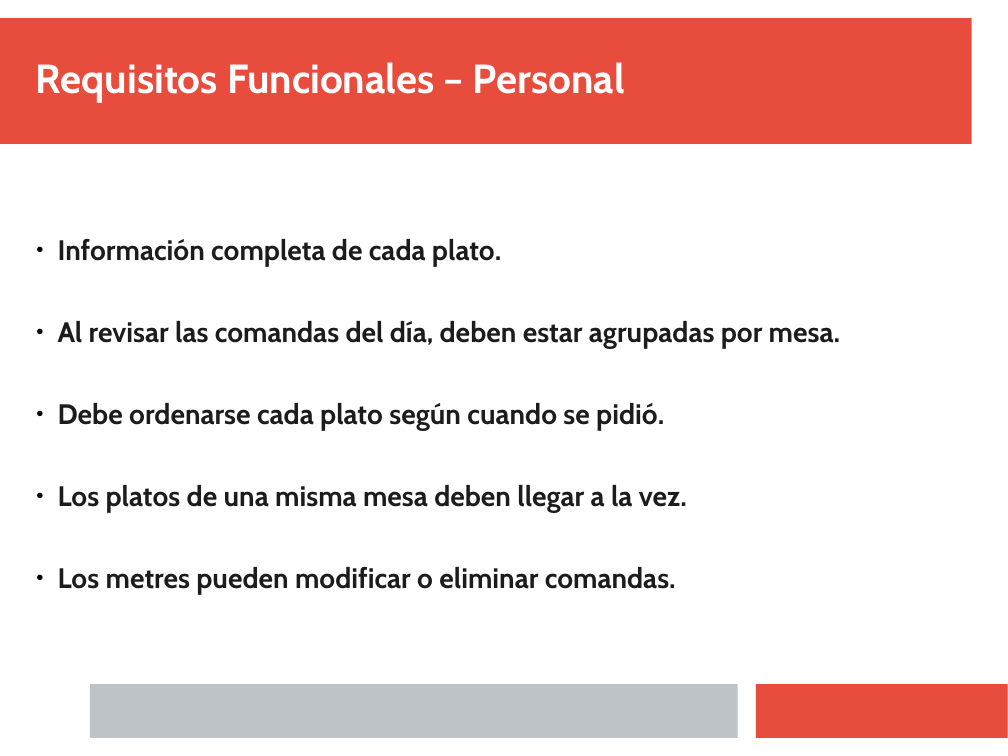
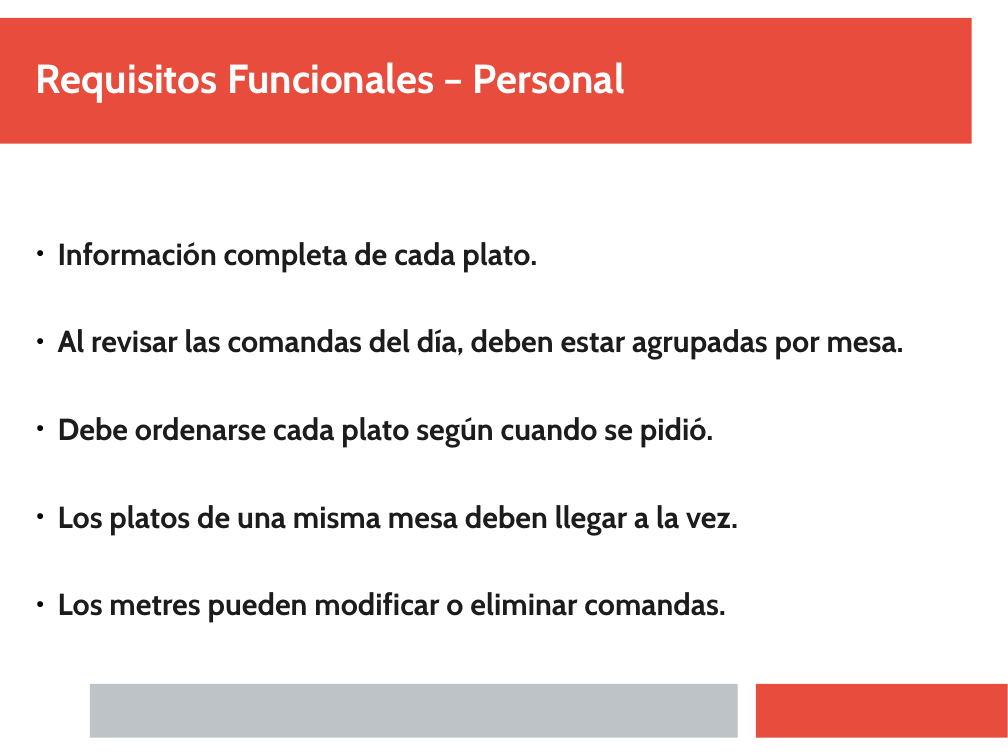
Before and after one commit to Juanba1998/APP-Restaurante, a slide deck: slide 21 of Material/Presentación/Presentacion Final.pptx (slide 13 before the commit). Drawn at 1008x756 pixels with LibreOffice and Linux fonts; fonts in the diff are those of the drawing. Boxes give left, top, right and bottom in pixels: in the first picture for what was removed or moved away, otherwise in the second. Text is boxed around its words. In the diff, an @@ line names an element or a change of style, - is before the commit and + after.

```diff
--- a/Material/Presentación/Presentacion Final.pptx
+++ b/Material/Presentación/Presentacion Final.pptx
@@ text "Información completa de cada plato." at <box>58,242,904,622</box>: size 22.2 to 24 pt @@
```
Also in this commit, not shown: 6 other slides changed, 8 slides added.
